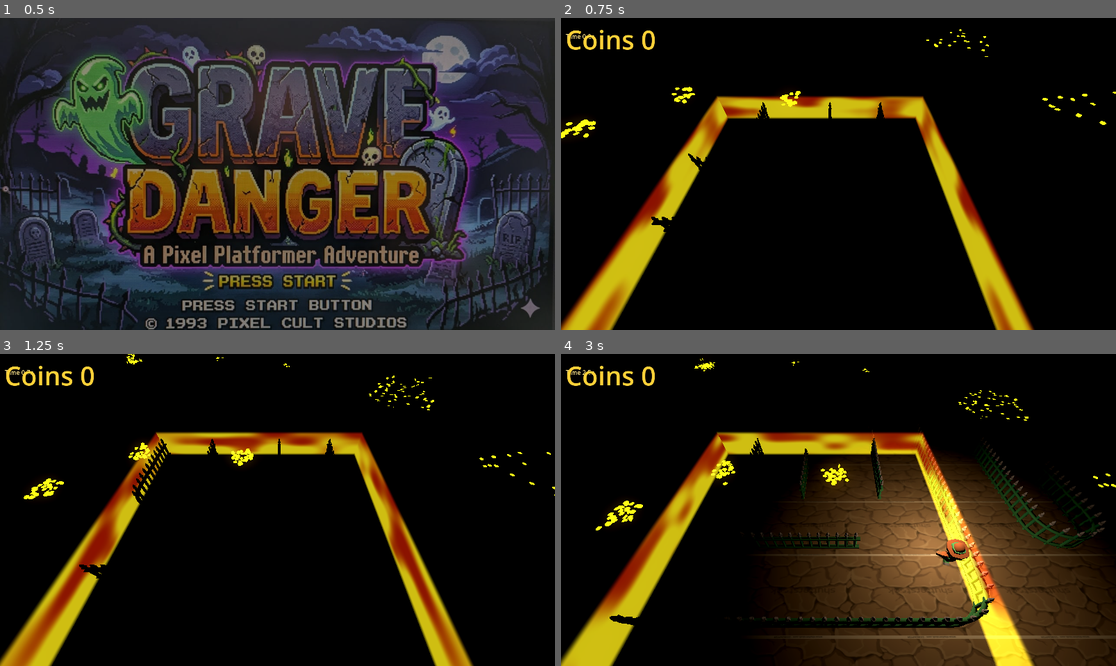
Above: before the commit, frames 1-4 (two rows, left to right).
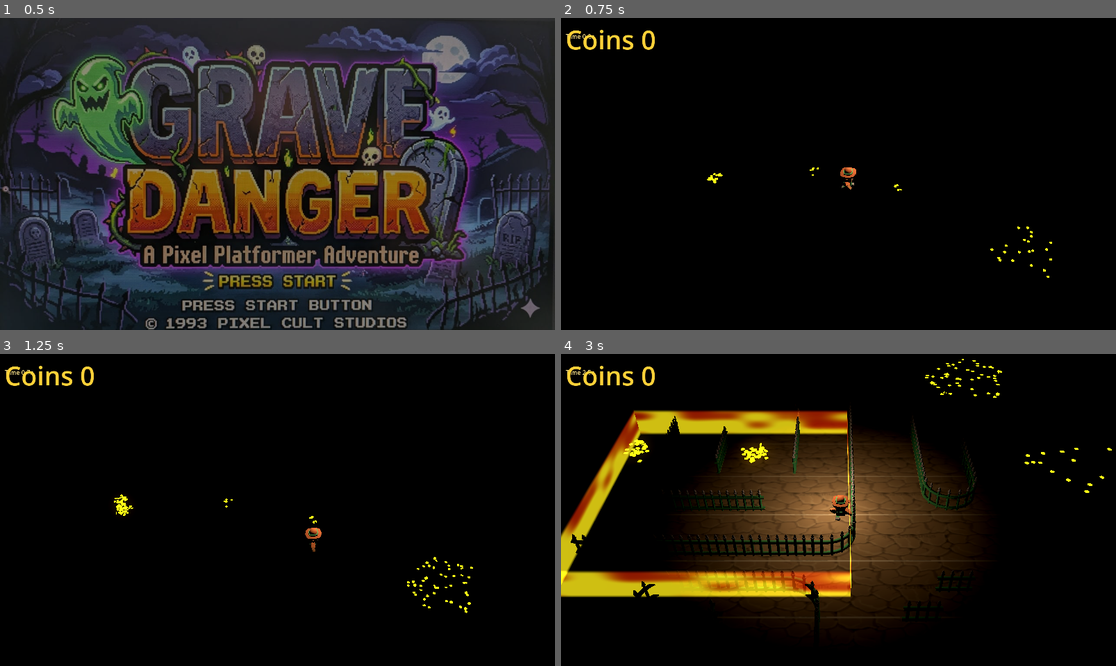
Above: after the commit, the same moments.

Repository: dugbus/grave-danger
Game: Godot game, scene res://title_screen.tscn
Two runs of this game, one before a commit and one after it. Both use one fixed random seed, a clock stepped at 60 frames per second and the inputs below. Sound files missing from this copy of the repository are replaced by a short silence.
Inputs (mouse positions are in pixels of both pictures, inside the frame that each line leads up to):
- Up to frame 1 (0.5 s): no input
- Up to frame 2 (0.75 s): tap Enter at 0.5 s; move the mouse to (960, 158) at 0.52 s; hold Right (move_right) from 0.53 s (still down); hold E (drop_carried) from 0.53 s (still down); click (960, 158) at 0.67 s
- Up to frame 3 (1.25 s): keep holding Right (move_right); keep holding E (drop_carried); tap Space (jump) at 0.77 s
- Up to frame 4 (3 s): move the mouse to (727, 525) at 1.27 s; release Right (move_right) at 1.28 s; release E (drop_carried) at 1.28 s; hold Down (move_down) 1.28-2.03 s; tap E (drop_carried) at 1.35, 2.85 s; tap Space (jump) at 1.52 s; move the mouse to (894, 441) at 2.02 s; hold Right (move_right) 2.03-2.78 s; hold E (drop_carried) 2.03-2.78 s; move the mouse to (810, 572) at 2.77 s; hold Up (move_up) from 2.78 s (still down); click (810, 572) at 2.92 s

Frame 1 is identical in both runs. In frame 2, 12% of the frame differs, in the area x 0-100%, y 3-100%; in frame 3, 12%; in frame 4, 52%, in the area x 0-100%, y 1-100%.

Commit message:
camera zoom tries to keep the flame boundary size correct. Added node names.

Diff:
--- a/flame_boundary.gd
+++ b/flame_boundary.gd
@@ -111,8 +111,21 @@
 	return _get_center_node().global_transform * Vector3(0.0, flame_y, 0.0)
 
 
+func get_bounds_transform() -> Transform3D:
+	if not is_inside_tree():
+		return Transform3D(global_basis, get_bounds_center())
+
+	var bounds_transform := _get_center_node().global_transform
+	bounds_transform.origin = bounds_transform * Vector3(0.0, flame_y, 0.0)
+	return bounds_transform
+
+
 func get_bounds_size() -> Vector2:
 	return bounds_size
+
+
+func get_bounds_height() -> float:
+	return flame_height
 
 
 func _play_start_animation() -> void:
@@ -341,6 +354,7 @@
 		strip_areas.append(area)
 
 		var collision := CollisionShape3D.new()
+		collision.name = "FlameCollision%d" % i
 		collision.shape = BoxShape3D.new()
 		area.add_child(collision)
 		strip_collisions.append(collision)
@@ -427,10 +441,12 @@
 
 func _create_time_label() -> void:
 	var canvas_layer := CanvasLayer.new()
+	canvas_layer.name = "FlameTimerLayer"
 	canvas_layer.layer = 20
 	add_child(canvas_layer)
 
 	time_label = Label.new()
+	time_label.name = "FlameTimerLabel"
 	time_label.position = Vector2(16.0, 48.0)
 	time_label.add_theme_font_size_override("font_size", 22)
 	time_label.add_theme_color_override("font_color", Color(1.0, 0.9, 0.55))
--- a/follow_camera.gd
+++ b/follow_camera.gd
@@ -4,7 +4,7 @@
 # The character this camera normally follows.
 @export var target_path: NodePath = ^"../Player"
 
-# The flame boundary controls the zoom so the safe area stays visible.
+# When present, the flame boundary controls only zoom so the safe area stays visible.
 @export var flame_boundary_path: NodePath = ^"../LevelLayout/FlameBoundary"
 
 # Base 2.5D camera offset before rotation and zoom scaling are applied.
@@ -26,6 +26,8 @@
 @export var field_of_view := 34.0
 @export var boundary_padding := 1.25
 @export var boundary_zoom_lag := 3.0
+@export var max_boundary_zoom_distance := 80.0
+@export_range(4, 24, 1) var boundary_fit_iterations := 12
 
 # Right stick rotation settings.
 @export var rotation_speed := 1.8
@@ -56,7 +58,7 @@
 func _ready() -> void:
 	# This runs once when the camera enters the scene.
 
-	#current = true
+	current = true
 	projection = Camera3D.PROJECTION_PERSPECTIVE
 	fov = field_of_view
 
@@ -80,15 +82,16 @@
 
 	if controls_enabled:
 		_update_camera_controls(delta)
+
+	# Smoothly lag the camera focus behind the desired point.
+	var t := 1.0 - exp(-follow_lag * delta)
+	focus_position = focus_position.lerp(_get_desired_focus_position(), t)
 
 	if _has_flame_boundary():
 		_update_boundary_zoom(delta)
 	elif controls_enabled:
 		_update_manual_zoom(delta)
 
-	# Smoothly lag the camera focus behind the desired point.
-	var t := 1.0 - exp(-follow_lag * delta)
-	focus_position = focus_position.lerp(_get_desired_focus_position(), t)
 	_update_camera_transform()
 
 
@@ -122,15 +125,42 @@
 	var bounds_size := flame_boundary.get_bounds_size() as Vector2
 	var desired_distance := _get_distance_for_bounds(bounds_size * boundary_padding)
 	var t := 1.0 - exp(-boundary_zoom_lag * delta)
-	zoom_distance = lerpf(zoom_distance, clampf(desired_distance, min_zoom_distance, max_zoom_distance), t)
+	zoom_distance = lerpf(zoom_distance, maxf(desired_distance, min_zoom_distance), t)
 
 
 func _get_distance_for_bounds(bounds_size: Vector2) -> float:
-	# Work out the camera distance needed to see a rectangle of this size.
-	#
-	# The result checks both vertical and horizontal field of view,
-	# then uses whichever distance is larger.
-
+	# Work out the camera distance needed to see the flame rectangle as if the
+	# camera focus were centered in the boundary. The actual camera can still
+	# follow the player, but the target zoom stays stable as the player moves.
+
+	var points := _get_boundary_fit_points(bounds_size)
+	if points.is_empty():
+		return min_zoom_distance
+
+	var fit_focus := _get_boundary_fit_focus()
+	var low := min_zoom_distance
+	var high := maxf(zoom_distance, low)
+	high = maxf(high, _get_initial_bounds_distance(bounds_size))
+	high = minf(high, max_boundary_zoom_distance)
+
+	while not _can_see_points_at_distance(points, high, fit_focus) and high < max_boundary_zoom_distance:
+		low = high
+		high = minf(high * 1.5 + 1.0, max_boundary_zoom_distance)
+
+	if not _can_see_points_at_distance(points, high, fit_focus):
+		return high
+
+	for i in boundary_fit_iterations:
+		var midpoint := (low + high) * 0.5
+		if _can_see_points_at_distance(points, midpoint, fit_focus):
+			high = midpoint
+		else:
+			low = midpoint
+
+	return high
+
+
+func _get_initial_bounds_distance(bounds_size: Vector2) -> float:
 	var viewport_size := get_viewport().get_visible_rect().size
 	var aspect := viewport_size.x / maxf(viewport_size.y, 1.0)
 	var vertical_fov := deg_to_rad(fov)
@@ -140,13 +170,57 @@
 	return maxf(required_vertical, required_horizontal)
 
 
+func _get_boundary_fit_points(bounds_size: Vector2) -> Array[Vector3]:
+	var bounds_transform := Transform3D(Basis.IDENTITY, flame_boundary.get_bounds_center())
+	if flame_boundary.has_method("get_bounds_transform"):
+		bounds_transform = flame_boundary.get_bounds_transform()
+
+	var height := 0.0
+	if flame_boundary.has_method("get_bounds_height"):
+		height = maxf(flame_boundary.get_bounds_height(), 0.0)
+
+	var half_x := bounds_size.x * 0.5
+	var half_z := bounds_size.y * 0.5
+	var points: Array[Vector3] = []
+
+	for x in [-half_x, half_x]:
+		for z in [-half_z, half_z]:
+			points.append(bounds_transform * Vector3(x, 0.0, z))
+			if height > 0.0:
+				points.append(bounds_transform * Vector3(x, height, z))
+
+	return points
+
+
+func _get_boundary_fit_focus() -> Vector3:
+	return flame_boundary.get_bounds_center()
+
+
+func _can_see_points_at_distance(points: Array[Vector3], distance: float, fit_focus: Vector3) -> bool:
+	var camera_transform := _get_camera_transform_for_distance(distance, fit_focus)
+	var inverse_transform := camera_transform.affine_inverse()
+	var viewport_size := get_viewport().get_visible_rect().size
+	var aspect := viewport_size.x / maxf(viewport_size.y, 1.0)
+	var vertical_tan := tan(deg_to_rad(fov) * 0.5)
+	var horizontal_tan := vertical_tan * aspect
+
+	for point in points:
+		var local_point := inverse_transform * point
+		var depth := -local_point.z
+		if depth <= near:
+			return false
+
+		if absf(local_point.y) > depth * vertical_tan:
+			return false
+
+		if absf(local_point.x) > depth * horizontal_tan:
+			return false
+
+	return true
+
+
 func _get_desired_focus_position() -> Vector3:
-	# Follow the flame boundary centre when available,
-	# otherwise fall back to the player.
-
-	if _has_flame_boundary():
-		return flame_boundary.get_bounds_center()
-
+	# The camera always follows the player. Boundary mode only changes zoom.
 	return target.global_position
 
 
@@ -167,11 +241,15 @@
 
 
 func _get_rotated_camera_offset() -> Vector3:
+	return _get_rotated_camera_offset_for_distance(zoom_distance)
+
+
+func _get_rotated_camera_offset_for_distance(distance: float) -> Vector3:
 	# Rotate the base offset around the Y axis and scale it by zoom_distance.
 
 	var base_horizontal_distance := Vector2(camera_offset.x, camera_offset.z).length()
 	var base_distance := Vector3(camera_offset.x, camera_offset.y, camera_offset.z).length()
-	var distance_scale := zoom_distance / base_distance
+	var distance_scale := distance / base_distance
 	var horizontal_distance := base_horizontal_distance * distance_scale
 	return Vector3(
 		sin(camera_yaw) * horizontal_distance,
@@ -180,6 +258,12 @@
 	)
 
 
+func _get_camera_transform_for_distance(distance: float, fit_focus: Vector3) -> Transform3D:
+	var camera_position := fit_focus + _get_rotated_camera_offset_for_distance(distance)
+	var look_position := fit_focus + look_ahead
+	return Transform3D(Basis.IDENTITY, camera_position).looking_at(look_position, Vector3.UP)
+
+
 func focus_on_dead_player(player: Node3D) -> void:
 	# Called by the player when the death animation starts.
 
--- a/graveyard.tscn
+++ b/graveyard.tscn
@@ -55,9 +55,10 @@
 
 [node name="Camera3D" type="Camera3D" parent="." unique_id=802023927]
 transform = Transform3D(1, 0, 0, 0, 0.7331114, 0.68010825, 0, -0.68010825, 0.7331114, 0, 5.2, 5.6)
+current = true
 fov = 34.0
 script = ExtResource("2_5v18t")
-flame_boundary_path = NodePath("")
+flame_boundary_path = NodePath("../Path3D/PathFollow3D/FlameBoundary")
 metadata/_edit_lock_ = true
 
 [node name="WorldEnvironment" type="WorldEnvironment" parent="." unique_id=800182039]
@@ -171,7 +172,6 @@
 
 [node name="Follow Camera" type="Camera3D" parent="Path3D/PathFollow3D" unique_id=960100831]
 transform = Transform3D(1.0000068, 0, 0, 0, 0.62231344, 0.782769, 0, -0.7827755, 0.6223145, 0, 4.3923645, 3.3936167)
-current = true
 
 [node name="FlameBoundary" parent="Path3D/PathFollow3D" unique_id=422290054 instance=ExtResource("11_5vn3g")]
 transform = Transform3D(1.0000066, 0, 0, 0, 1.0000002, 0, 0, 0, 1.0000066, -0.7175453, -1.0000002, 0.124682665)
--- a/level_scenery_generator.gd
+++ b/level_scenery_generator.gd
@@ -337,10 +337,10 @@
 func _calculate_local_mesh_bounds(root: Node3D) -> AABB:
 	var has_bounds := false
 	var combined_bounds := AABB()
-	var root_inverse := root.global_transform.affine_inverse()
 
 	for mesh_instance in _find_mesh_instances(root):
-		var mesh_bounds := _transform_aabb(root_inverse * mesh_instance.global_transform, mesh_instance.get_aabb())
+		var mesh_transform := _get_transform_relative_to_root(mesh_instance, root)
+		var mesh_bounds := _transform_aabb(mesh_transform, mesh_instance.get_aabb())
 		if not has_bounds:
 			combined_bounds = mesh_bounds
 			has_bounds = true
@@ -350,6 +350,24 @@
 	if not has_bounds:
 		return AABB()
 	return combined_bounds
+
+
+func _get_transform_relative_to_root(node: Node3D, root: Node3D) -> Transform3D:
+	var relative_transform := Transform3D.IDENTITY
+	var current: Node = node
+
+	while current != root:
+		if not current is Node3D:
+			push_warning("Skipping non-Node3D ancestor while calculating bounds for %s." % node.name)
+			return Transform3D.IDENTITY
+
+		relative_transform = (current as Node3D).transform * relative_transform
+		current = current.get_parent()
+		if current == null:
+			push_warning("Mesh %s is not a descendant of %s." % [node.name, root.name])
+			return Transform3D.IDENTITY
+
+	return relative_transform
 
 
 func _find_mesh_instances(root: Node) -> Array[MeshInstance3D]:
--- a/player_death.gd
+++ b/player_death.gd
@@ -81,10 +81,12 @@
 
 func _create_fade_overlay() -> ColorRect:
 	var layer := CanvasLayer.new()
+	layer.name = "DeathFadeLayer"
 	layer.layer = 100
 	add_child(layer)
 
 	var fade := ColorRect.new()
+	fade.name = "DeathFade"
 	fade.color = Color(0.0, 0.0, 0.0, 0.0)
 	fade.mouse_filter = Control.MOUSE_FILTER_IGNORE
 	fade.set_anchors_preset(Control.PRESET_FULL_RECT)
--- a/score_hud.gd
+++ b/score_hud.gd
@@ -21,6 +21,7 @@
 
 func _create_label() -> void:
 	score_label = Label.new()
+	score_label.name = "ScoreLabel"
 	score_label.position = label_position
 	score_label.add_theme_font_size_override("font_size", font_size)
 	score_label.add_theme_color_override("font_color", Color(1.0, 0.82, 0.22))
--- a/title_screen.gd
+++ b/title_screen.gd
@@ -38,6 +38,7 @@
 	# Create a full-screen image using the exported title texture.
 
 	var title_image := TextureRect.new()
+	title_image.name = "TitleImage"
 	title_image.texture = title_texture
 	title_image.set_anchors_preset(Control.PRESET_FULL_RECT)
 	title_image.expand_mode = TextureRect.EXPAND_IGNORE_SIZE
@@ -55,6 +56,7 @@
 
 func _fade_in_title() -> void:
 	var fade := ColorRect.new()
+	fade.name = "TitleFade"
 	fade.color = Color.BLACK
 	fade.mouse_filter = Control.MOUSE_FILTER_IGNORE
 	fade.set_anchors_preset(Control.PRESET_FULL_RECT)
